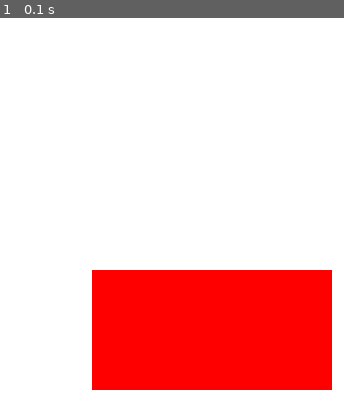
Above: before the commit, frame 1.
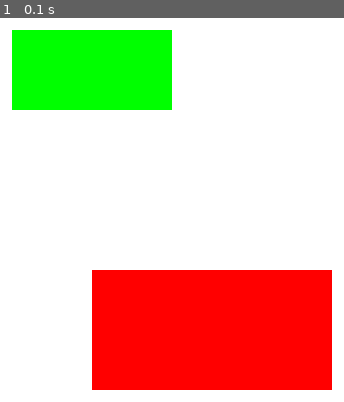
Above: after the commit, the same moment.

Repository: jesusfluna/CodigoFacilito-PygameIntro
Game: pygame game, started from 03-Rects.py
The game is run twice, just before and just after one commit, with the same random seed, the same clock (stepped at 60 frames per second) and the same inputs.
Inputs:
- Up to frame 1 (0.1 s): no input

The runs differ from the first frame. In frame 1, 9.7% of the frame differs, in the area x 3-50%, y 3-24%.

Commit message:
Rectangulo por array

Diff:
--- a/03-Rects.py
+++ b/03-Rects.py
@@ -9,13 +9,17 @@
 pygame.display.set_caption("Hola PyGame")
 
 red = pygame.Color(255, 0, 0)
+green = pygame.Color(0, 255, 0)
 white = pygame.Color(255, 255, 255)
 
-#Creacion de un rectangulo en pygame
-rect = pygame.Rect(100, 150, 120, 60) # posX, posY, width, height
-rect.center = (width//2, height//2) #Centramos el rectangulo a mitad de la pantalla
+# Creación de un rectángulo en pygame
+rect = pygame.Rect(100, 150, 120, 60)  # posX, posY, width, height
+rect.center = (width//2, height//2)  # Centramos el rectángulo a mitad de la pantalla
 print(rect.x)
 print(rect.y)
+
+# Creación de un rectángulo con arrays
+rect2 = (100, 100, 80, 40) # posX, posY, width, height
 
 while True:
 
@@ -26,7 +30,8 @@
 
     surface.fill(white)
 
-    #Pintamos el rectangulo
-    pygame.draw.rect(surface, red, rect)# surface, color, rectangulo
+    # Pintamos el rectángulo
+    pygame.draw.rect(surface, red, rect)  # surface, color, rectángulo
+    pygame.draw.rect(surface, green, rect2)  # surface, color, rectángulo
 
     pygame.display.update()
